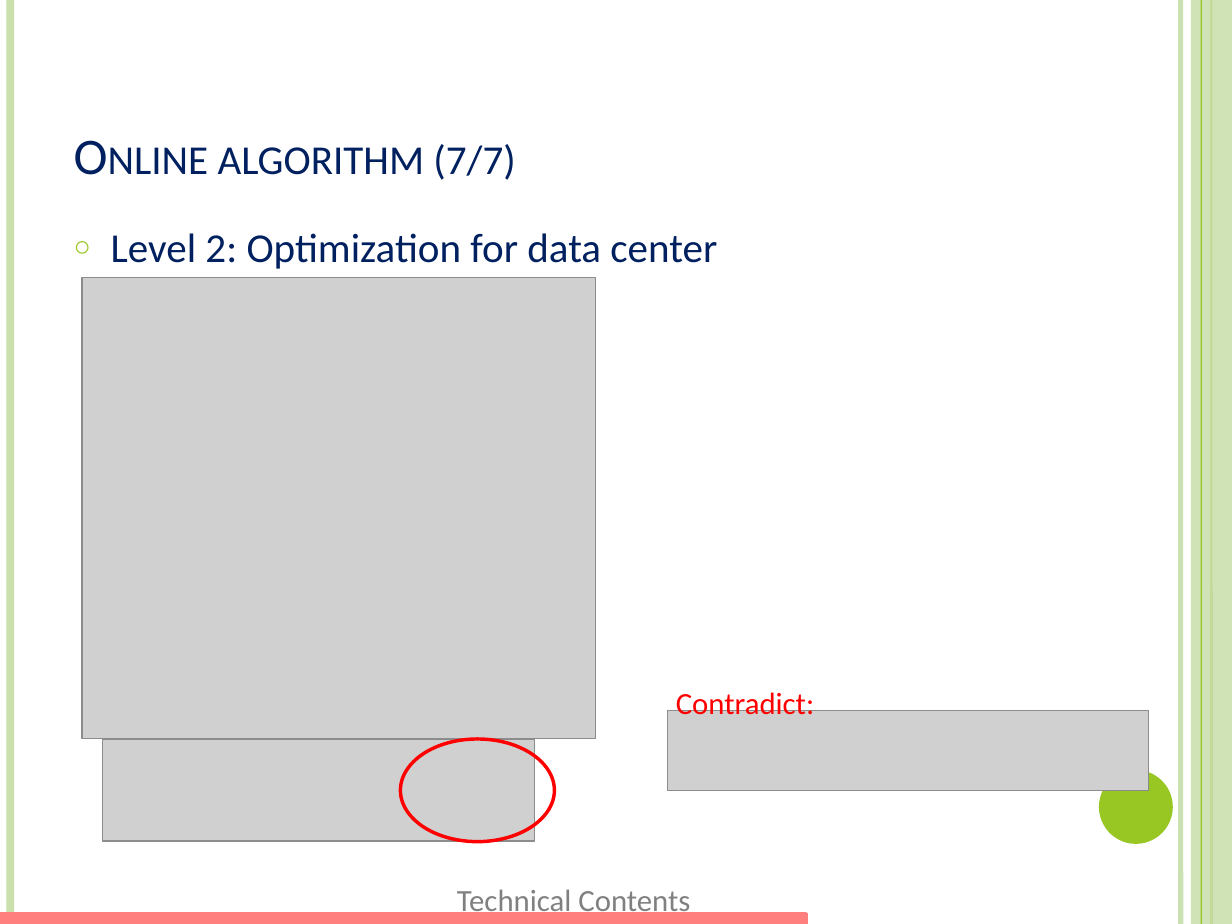
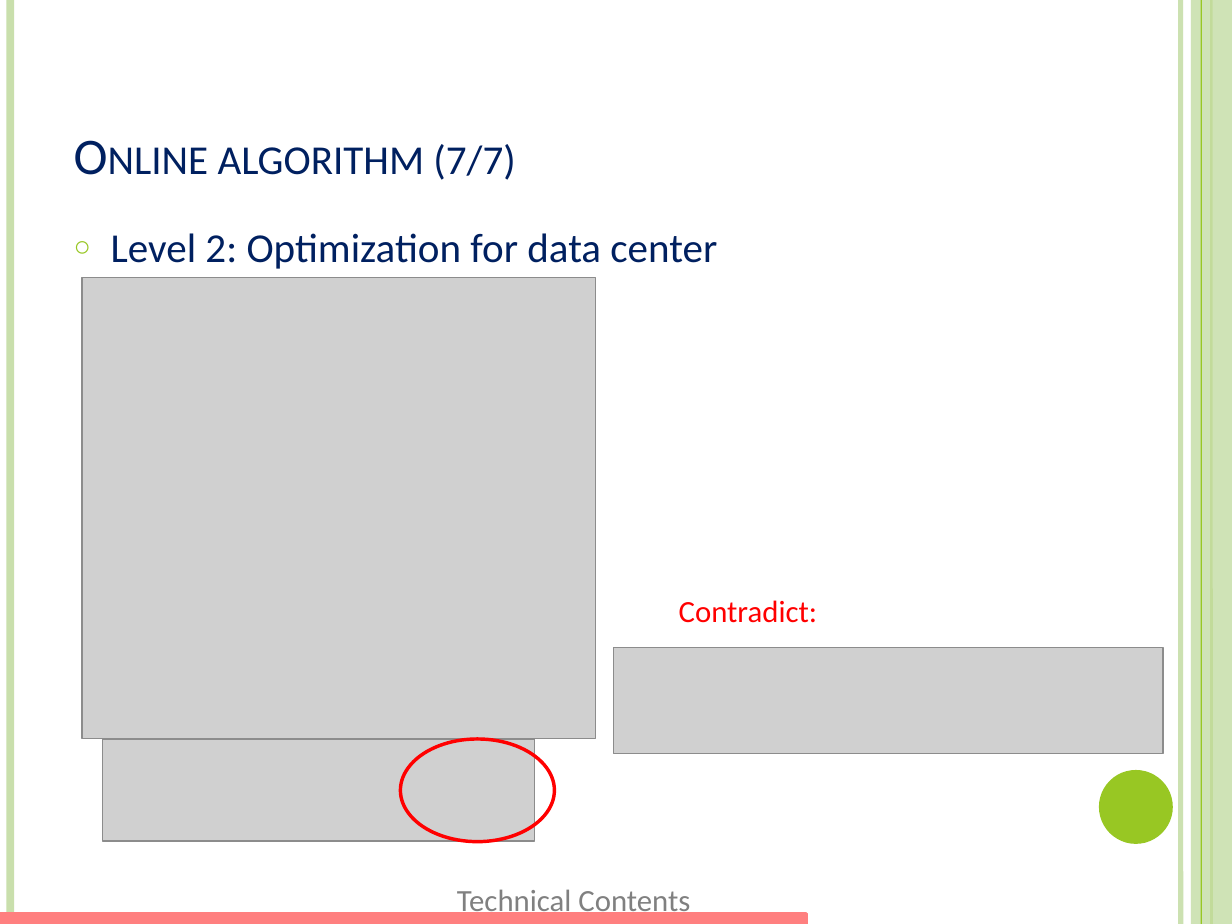
Before and after one commit to xizhonghua/GreenDC-Summary, a slide deck: slide 26 of file/Adnan12-EEGLB.pptm (slide 25 before the commit). Drawn at 1232x924 pixels with LibreOffice and Linux fonts; fonts in the diff are those of the drawing; grey boxes stand for pictures. Boxes give left, top, right and bottom in pixels: in the first picture for what was removed or moved away, otherwise in the second. Text is boxed around its words. In the diff, an @@ line names an element or a change of style, - is before the commit and + after.

```diff
--- a/file/Adnan12-EEGLB.pptm
+++ b/file/Adnan12-EEGLB.pptm
@@ text "Contradict:" rewrapped from <box>676,688,814,722</box> to <box>679,600,817,623</box> @@
@@ picture: place and size @@
-picture at <box>668,711,1149,791</box>
+picture at <box>614,647,1163,753</box>
```
Also in this commit, not shown: 1 other slide changed, 1 slide added.
